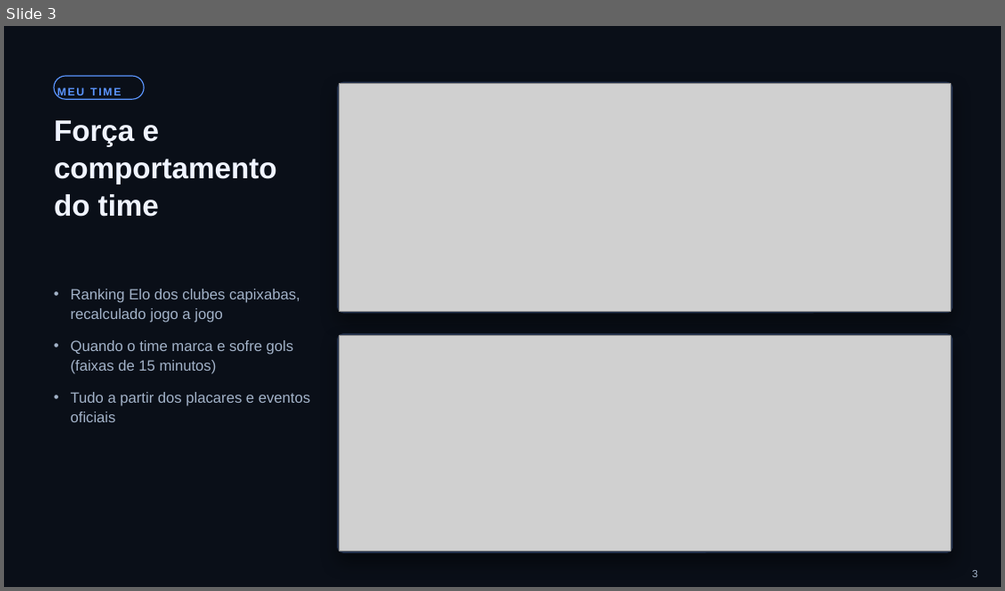
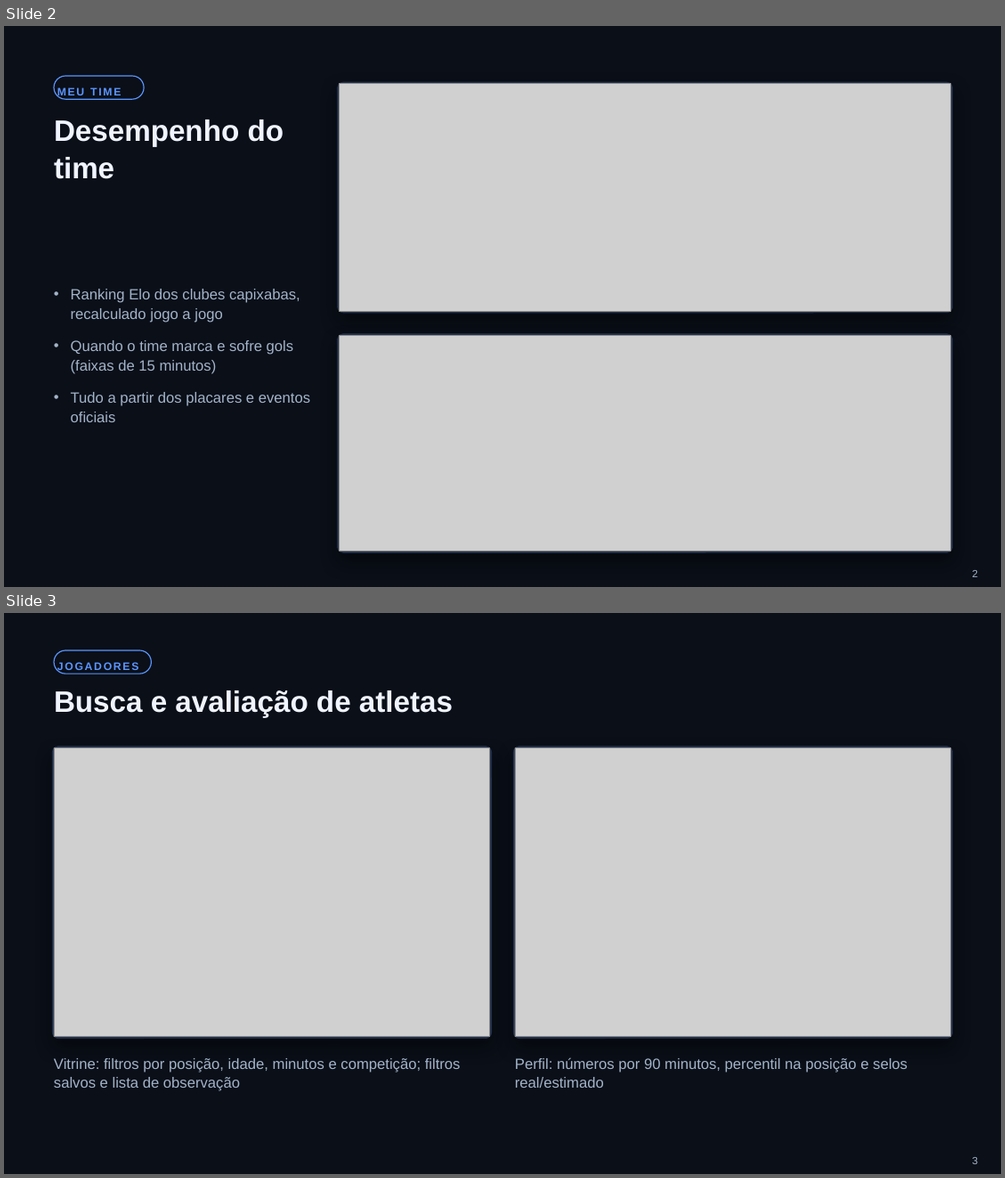
Before and after one commit to cborba733/Capixastat, a slide deck: CapixaStat_Apresentacao.pptx. Shown one above the other, each under a label of ours: slide 3 before the commit, slides 2 and 3 after it. The pictures are 1005x591 and 1005x1178 pixels, drawn with LibreOffice and Linux fonts; fonts in the diff are those of the drawing; grey boxes stand for pictures. Boxes give left, top, right and bottom in pixels: in the first picture for what was removed or moved away, otherwise in the second. Text is boxed around its words. In the diff, an @@ line names an element or a change of style, - is before the commit and + after.

```diff
--- a/CapixaStat_Apresentacao.pptx
+++ b/CapixaStat_Apresentacao.pptx
@@ slide 3 added at <box>4,613,1001,1174</box>, background #0A0F18 @@
@@ rounded rectangle added at <box>54,650,152,674</box>, fill #0A0F18, outline #5B95FF 1 pt, 10.5 pt, text #5B95FF, bold @@
+JOGADORES
@@ title added at <box>54,690,453,718</box>, 28.5 pt, text #F0F4FF, bold @@
+Busca e avaliação de atletas
@@ rounded rectangle added at <box>53,747,493,1038</box>, fill #24324D, outline #24324D 0.5 pt @@
@@ picture added at <box>54,747,490,1037</box> @@
@@ rounded rectangle added at <box>513,747,953,1038</box>, fill #24324D, outline #24324D 0.5 pt @@
@@ picture added at <box>515,747,951,1037</box> @@
@@ text added at <box>54,1058,461,1091</box>, 14.3 pt, text #A3B3C9 @@
+Vitrine: filtros por posição, idade, minutos e competição; filtros salvos e lista de observação
@@ text added at <box>515,1057,907,1087</box>, 14.3 pt, text #A3B3C9 @@
+Perfil: números por 90 minutos, percentil na posição e selos real/estimado
@@ page number added at <box>972,1157,978,1164</box>, 10 pt, text #A3B3C9 @@
+3
@@ what was slide 3 is now slide 2 @@
@@ slide 2 changed as well @@
@@ title at <box>54,119,284,179</box>: text changed @@
-Força e comportamento do time
+Desempenho do time
```
Also in this commit, not shown: 7 other slides changed, 1 other slide added, 2 slides removed, 2 other files.
